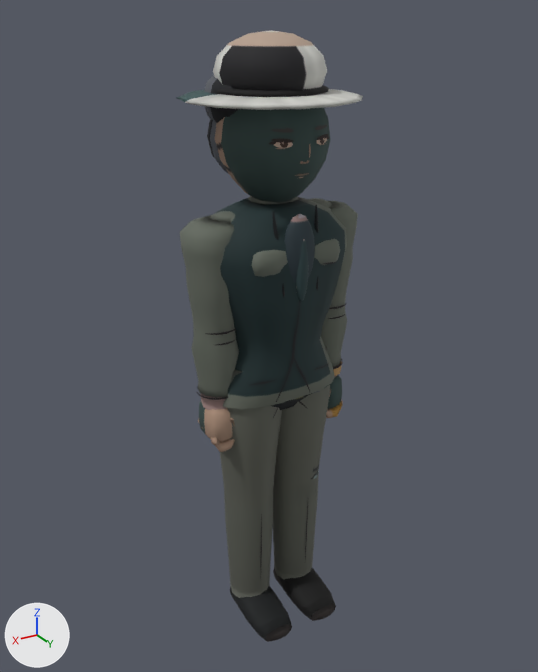
What one commit did to the glTF model assets/roster/models/kimhwang_a.glb.
Camera for both pictures: a 50 mm lens placed at (1.177, 1.94, 2.03), pointed at (-0.009, -0.038, 1.041). Lighting does not change. The marker at lower left points along +X, +Y and +Z. The picture after the commit comes second. Vertices at exactly the same position are counted once.

In view in the first picture: 'Body'.
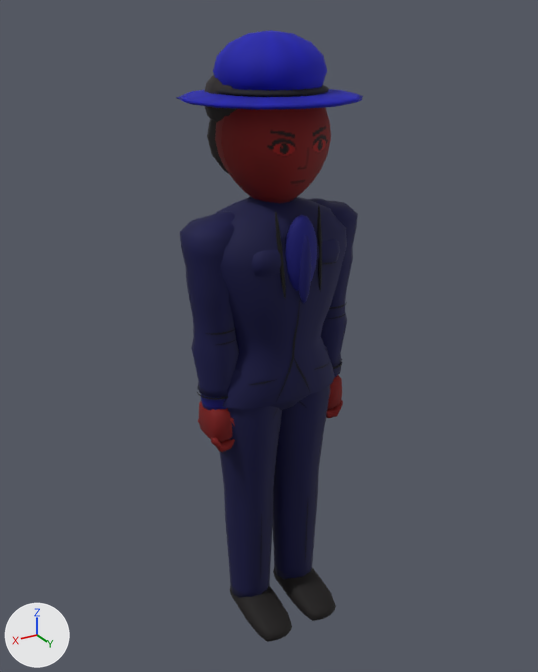
Scene script edits in JSON lines:
```json
{"block": "me_mesh_0", "where": "# used by ob_body; location = (0.0, 0.0, 0.0)"}
{"op": "remove", "block": "me_mesh_0", "code": "me_mesh_0.from_pydata(...)  # 4785 vertices, 8688 faces; spans x -0.31..0.31, y -0.28..0.25, z -0.03..1.99"}
{"op": "add", "block": "me_mesh_0", "code": "me_mesh_0.from_pydata(...)  # 4029 vertices, 7492 faces; spans x -0.31..0.31, y -0.28..0.25, z -0.03..1.99"}
{"block": "me_mesh_0", "change": "me_mesh_0 part 1: 17 loose pieces with 731 vertices, spanning x -0.1..0.1, y 0.15..0.18, z 1.6..1.75, are deleted"}
{"block": "me_mesh_0", "change": "me_mesh_0 part 2: 152 vertices moved within x -0.14..0.14, y -0.14..0.18, z 1.24..1.81; 498 vertices removed from x -0.16..0.16, y -0.16..0.18, z 1.23..1.87; 473 vertices added at x -0.17..0.17, y -0.17..0.2, z 1.23..1.88"}
{"block": "me_mesh_0", "change": "me_mesh_0 part 3: 6324 kept faces spanning x -0.31..0.31, y -0.28..0.25, z -0.03..1.99 get new vertex colours"}
{"block": "me_mesh_0", "change": "other edits to the shape of me_mesh_0 do not show in these pictures"}
```

Changed parts and their boxes (x1, y1, x2, y2) in the pictures (538 x 672 px; the box of a moved part takes in the faces that stretch with it):
```json
{"part": 1, "of": "me_mesh_0", "change": "deleted", "before": [269, 126, 329, 178]}
{"part": 2, "of": "me_mesh_0", "change": "moved or reshaped", "before": [215, 108, 330, 321], "after": [215, 107, 331, 303]}
{"part": 3, "of": "me_mesh_0", "change": "recoloured", "before": [177, 30, 363, 601], "after": [177, 30, 363, 601], "on screen": "darker"}
```
